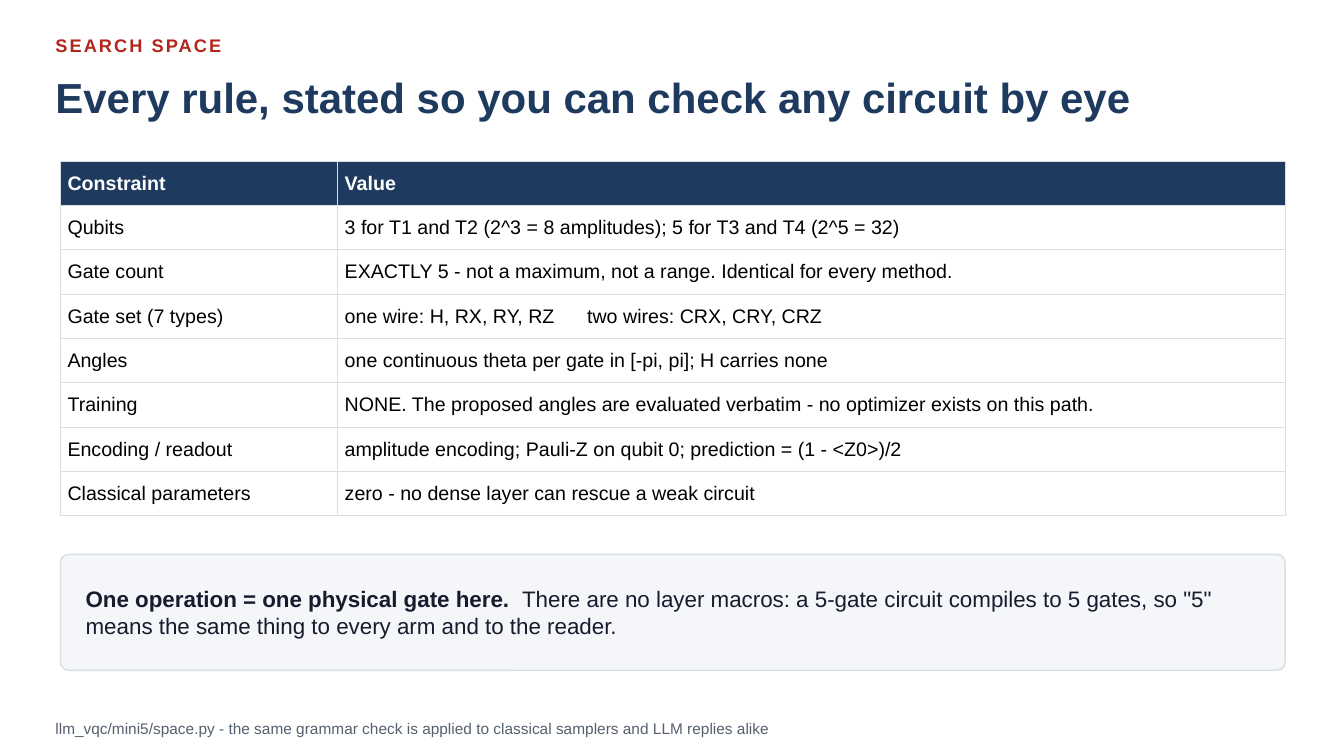
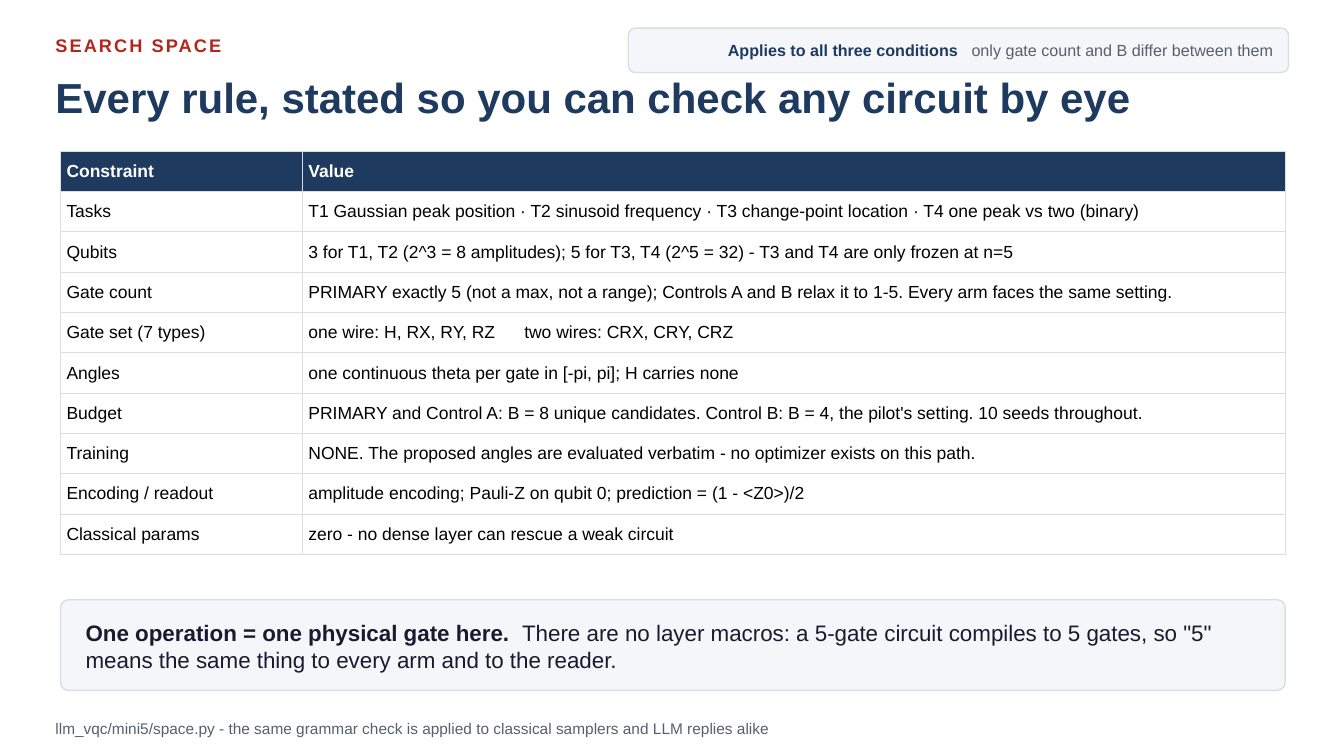
Before and after one commit to dorakingx/llm-vqc, a slide deck: slide 3 of docs/presentation/mini5/20260731_GSoC_mini5.pptx. Drawn at 1344x756 pixels with LibreOffice and Linux fonts; fonts in the diff are those of the drawing. Boxes give left, top, right and bottom in pixels: in the first picture for what was removed or moved away, otherwise in the second. Text is boxed around its words. In the diff, an @@ line names an element or a change of style, - is before the commit and + after.

```diff
--- a/docs/presentation/mini5/20260731_GSoC_mini5.pptx
+++ b/docs/presentation/mini5/20260731_GSoC_mini5.pptx
@@ rounded rectangle added at [628,28,1289,73], fill #F4F6FA, outline #D8DDE6 1 pt @@
@@ text added at [728,44,1273,60], 11.5 pt, text #55606E @@
+Applies to all three conditions only gate count and B differ between them
@@ table at [60,151,1286,548] @@
-row 2: Qubits | 3 for T1 and T2 (2^3 = 8 amplitudes); 5 for T3 and T4 (2^5 = 32)
-row 3: Gate count | EXACTLY 5 - not a maximum, not a range. Identical for every method.
+row 2: Tasks | T1 Gaussian peak position · T2 sinusoid frequency · T3 change-point location · T4 one peak vs two (binary)
+row 3: Qubits | 3 for T1, T2 (2^3 = 8 amplitudes); 5 for T3, T4 (2^5 = 32) - T3 and T4 are only frozen at n=5
+row 4: Gate count | PRIMARY exactly 5 (not a max, not a range); Controls A and B relax it to 1-5. Every arm faces the same setting.
+row 7: Budget | PRIMARY and Control A: B = 8 unique candidates. Control B: B = 4, the pilot's setting. 10 seeds throughout.
-row 10, column 1: Classical parameters
+row 10, column 1: Classical params
@@ table: place and size @@
-table at [60,161,1286,508]
+table at [60,151,1286,548]
@@ rounded rectangle: place and size @@
-rounded rectangle at [60,555,1286,670]
+rounded rectangle at [60,600,1286,691]
@@ rounded rectangle at [60,600,1286,691]: proportions changed @@
@@ text "One operation = one physical ...": place and size @@
-text "One operation = one physical ..." at [86,590,1211,639]
+text "One operation = one physical ..." at [86,624,1211,673]
```
Also in this commit, not shown: 6 other slides changed, 9 other files.
